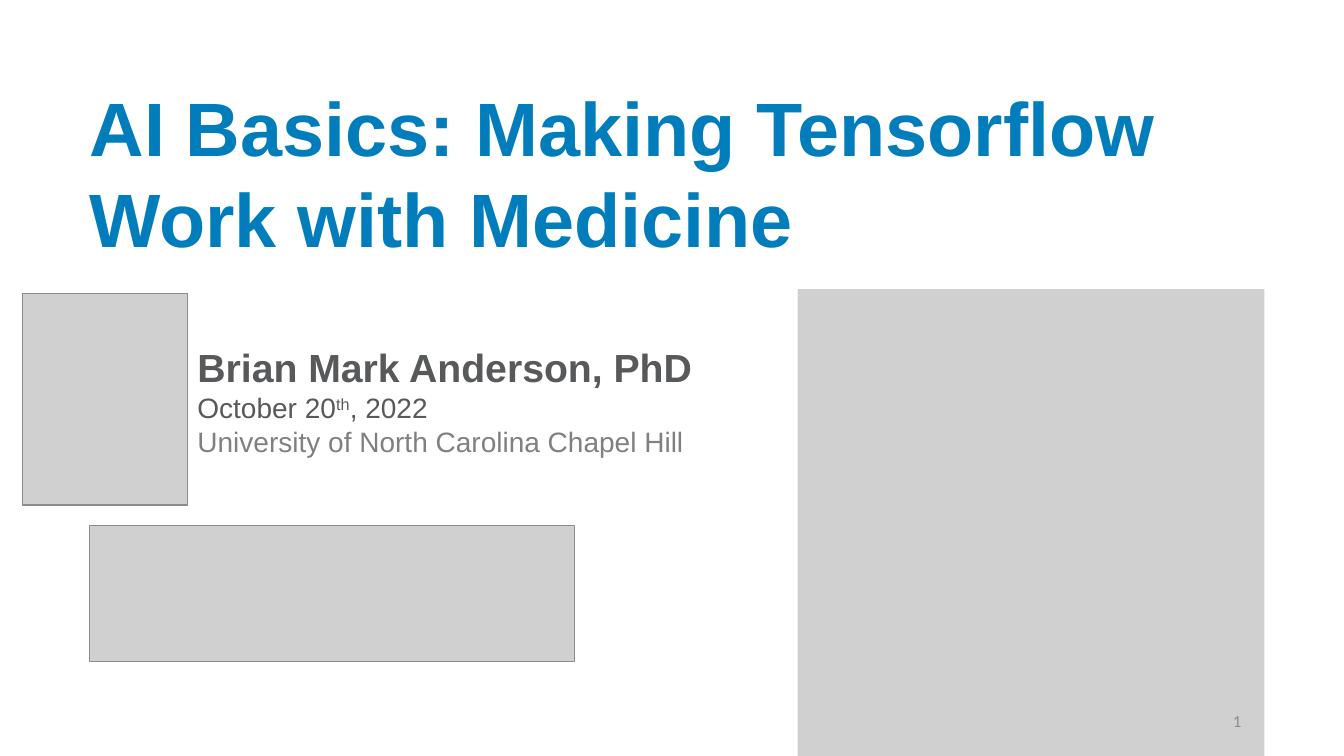
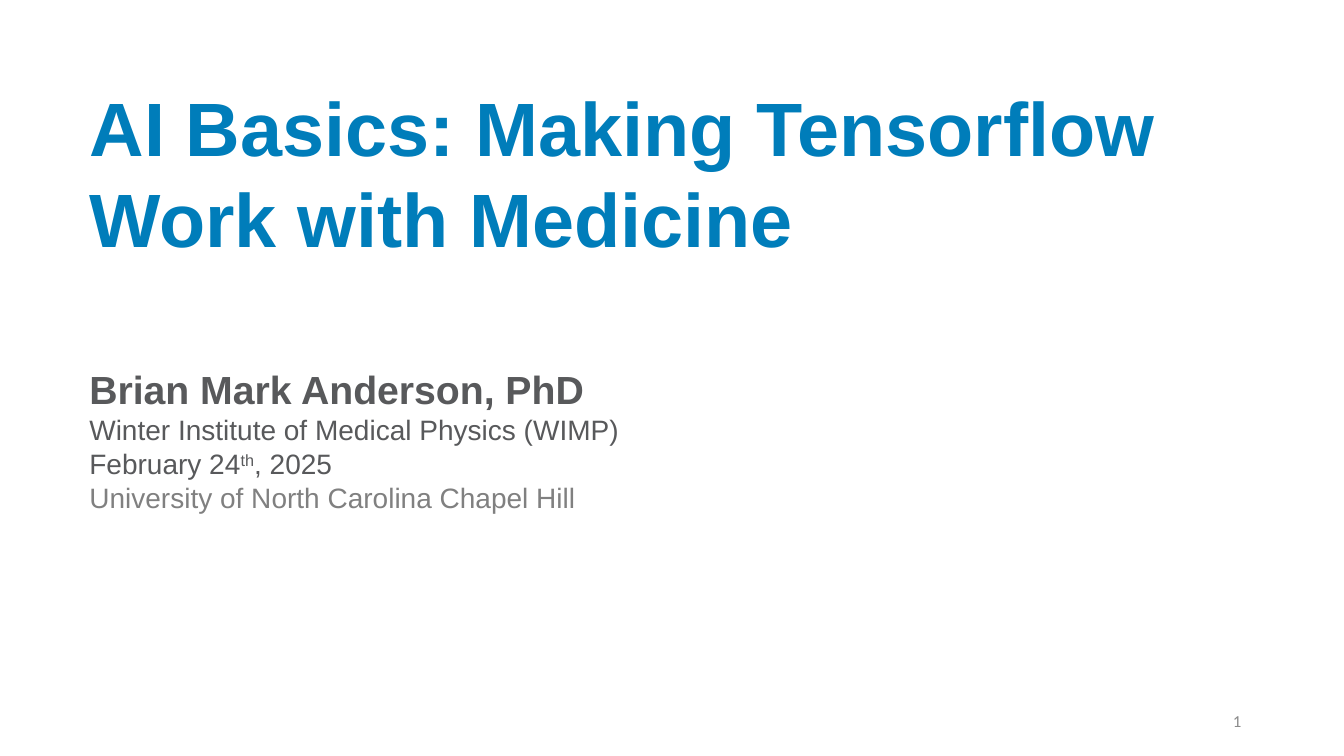
Before and after one commit to brianmanderson/2025.02.17_WIMP_Workshop, a slide deck: slide 1 of Presentation.pptx. Drawn at 1344x756 pixels with LibreOffice and Linux fonts; fonts in the diff are those of the drawing; grey boxes stand for pictures. Boxes give left, top, right and bottom in pixels: in the first picture for what was removed or moved away, otherwise in the second. Text is boxed around its words. In the diff, an @@ line names an element or a change of style, - is before the commit and + after.

Commit message:
update slides

```diff
--- a/Presentation.pptx
+++ b/Presentation.pptx
@@ picture removed at (23, 293, 188, 505) @@
@@ picture removed at (798, 289, 1264, 756) @@
@@ text "Brian Mark Anderson, PhD": place and size @@
-text "Brian Mark Anderson, PhD" at (197, 353, 692, 457)
+text "Brian Mark Anderson, PhD" at (89, 375, 619, 513)
@@ text at (89, 419, 619, 479): text changed @@
-October 20th, 2022
+Winter Institute of Medical Physics (WIMP)
+February 24th, 2025
@@ picture removed at (90, 525, 575, 661) @@
```
